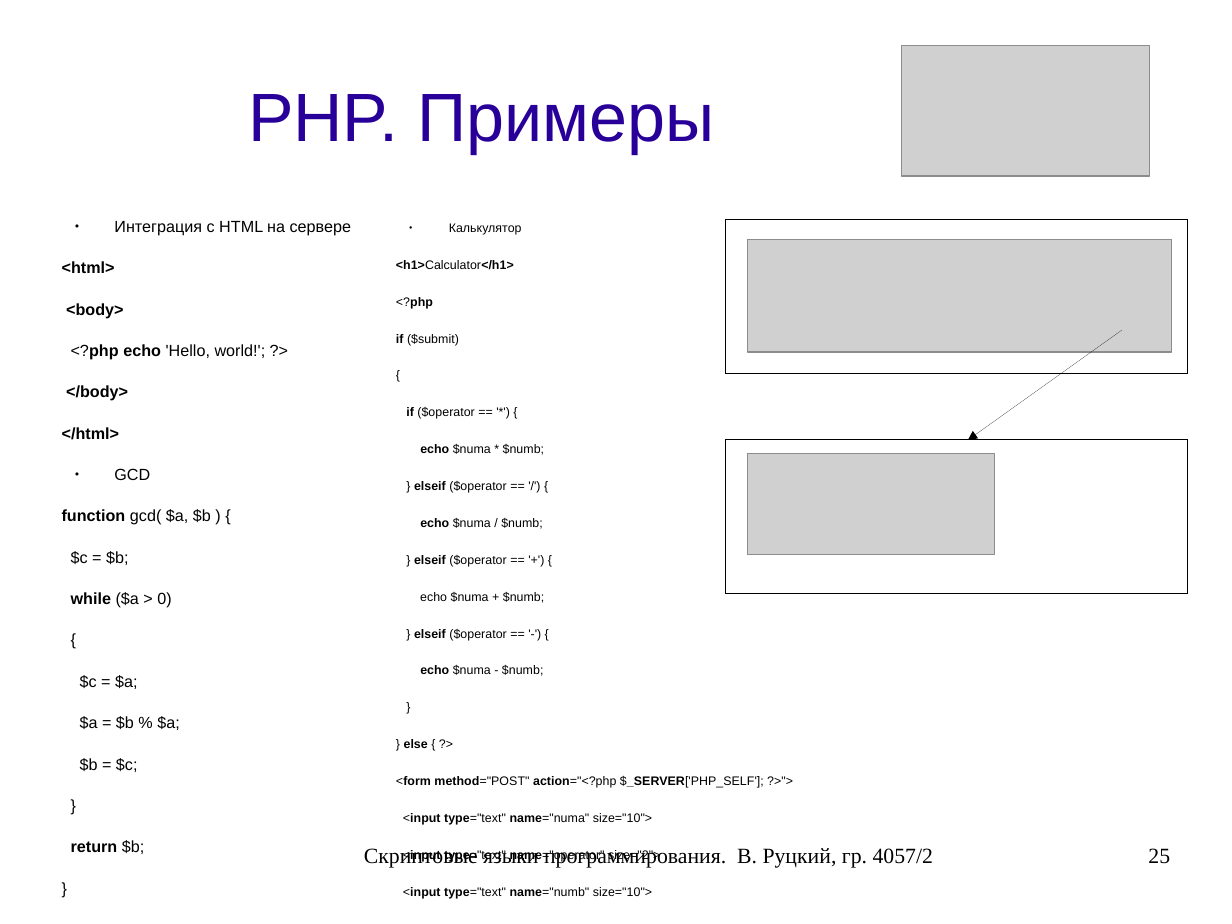
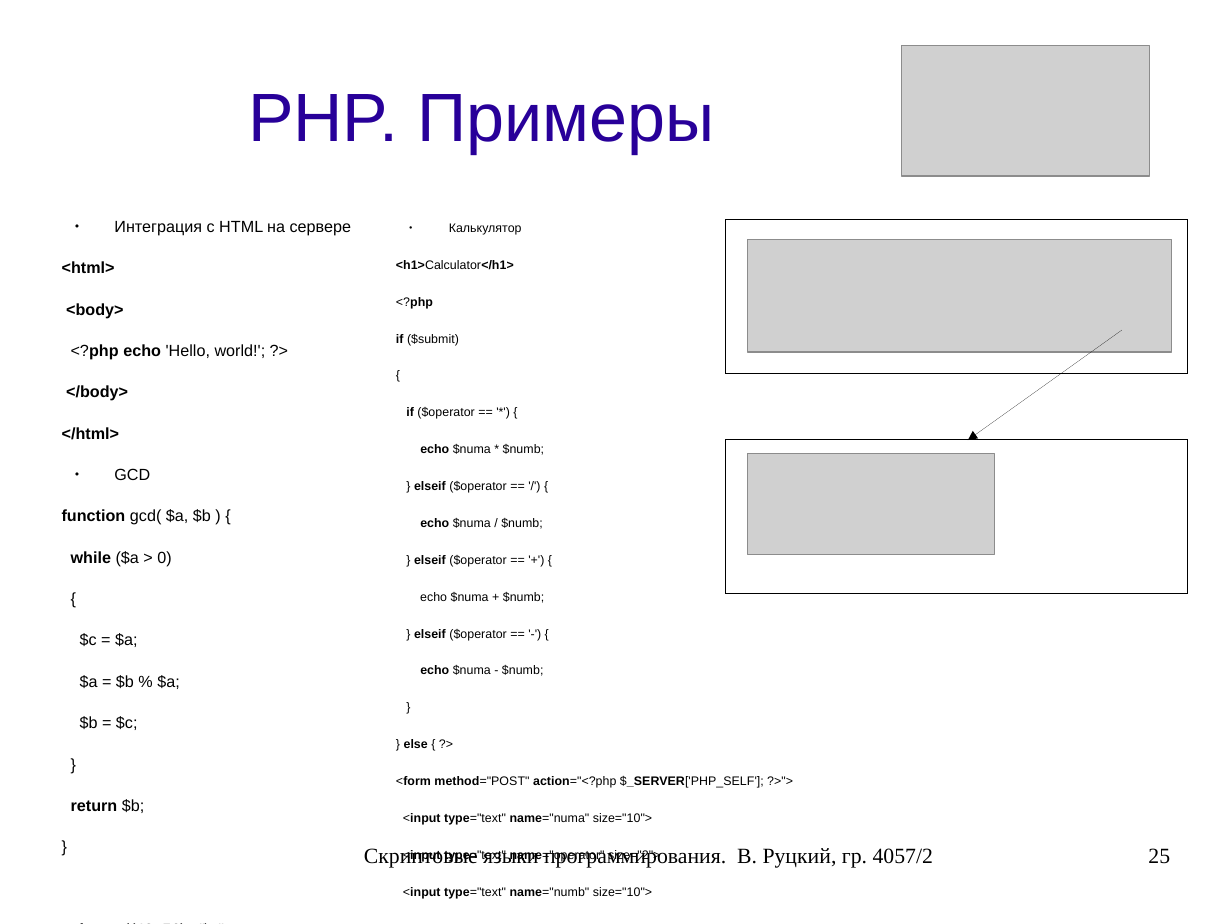
Before and after one commit to rutsky/semester07, a slide deck: slide 25 of Operation_systems/scripting_languages/40572_Rutsky_Scripting_languages.odp. Drawn at 1232x924 pixels with LibreOffice and Linux fonts; fonts in the diff are those of the drawing; grey boxes stand for pictures. Boxes give left, top, right and bottom in pixels: in the first picture for what was removed or moved away, otherwise in the second. Text is boxed around its words. In the diff, an @@ line names an element or a change of style, - is before the commit and + after.

```diff
--- a/Operation_systems/scripting_languages/40572_Rutsky_Scripting_languages.odp
+++ b/Operation_systems/scripting_languages/40572_Rutsky_Scripting_languages.odp
@@ text at [71,551,128,565]: paragraph removed @@
-$c = $b;
```
Also in this commit, not shown: 5 other slides changed, 1 slide added.
